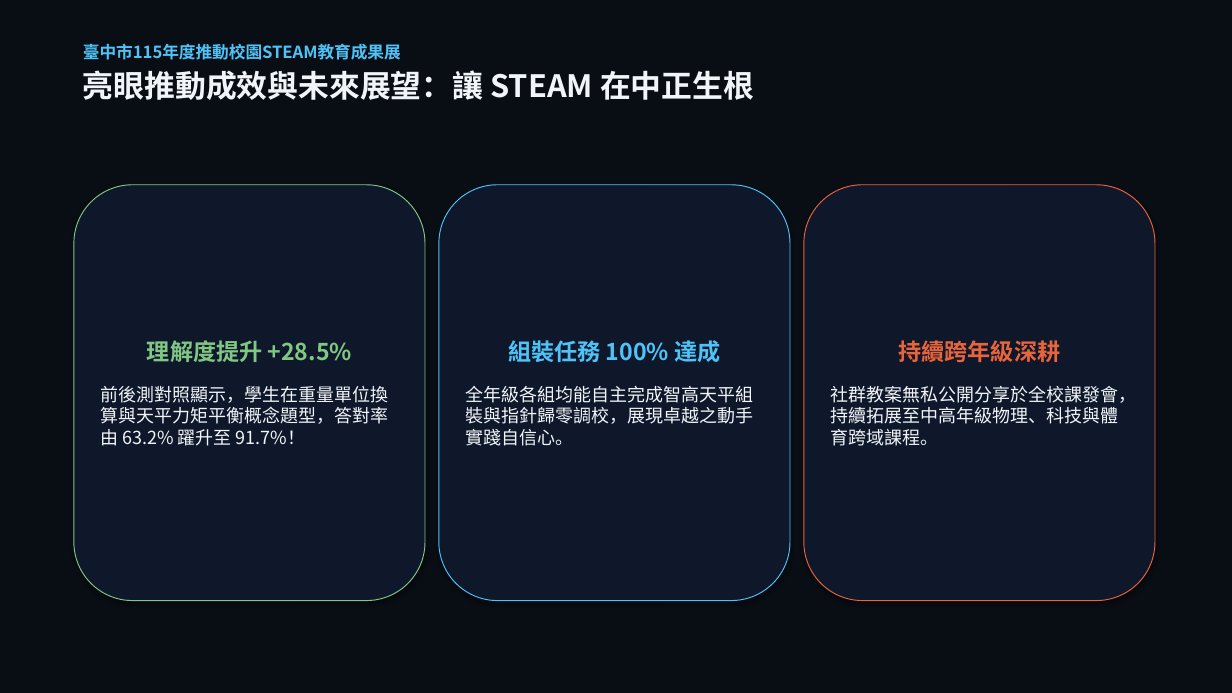
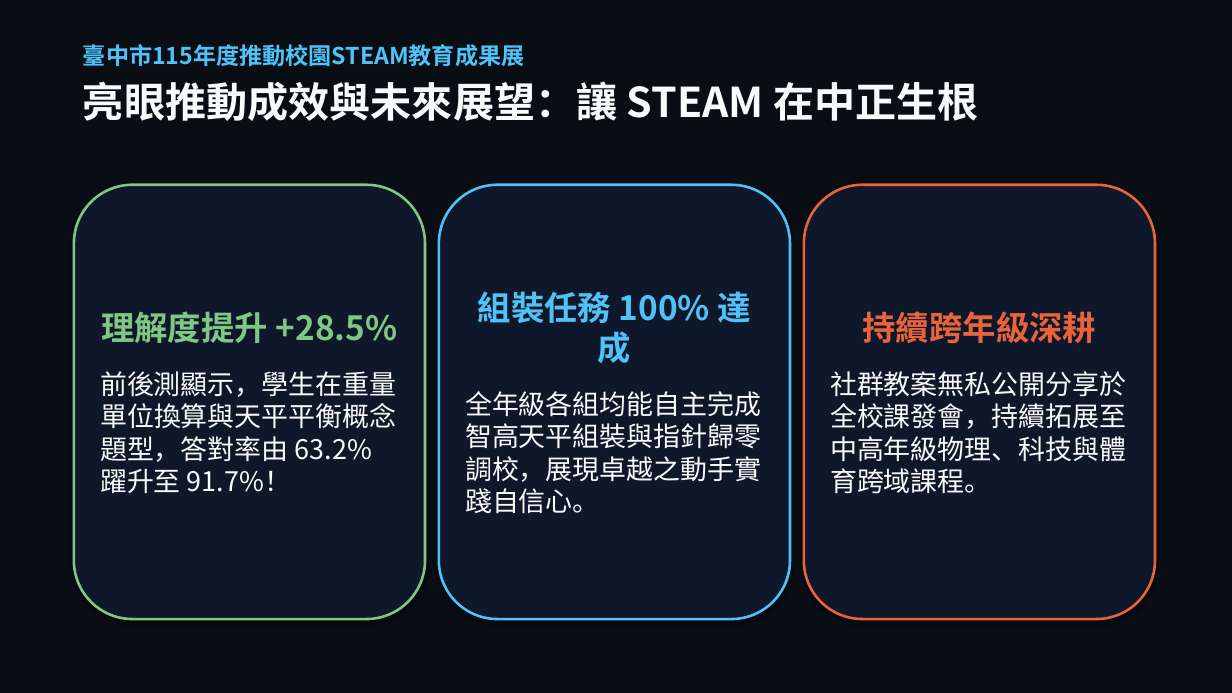
Before and after one commit to asc103138/steam-community-docs, a slide deck: slide 16 of 成果展繳交資料/臺中市梧棲區中正國小_STEAM成果展_5分鐘現場分享會簡報.pptx. Drawn at 1232x693 pixels with LibreOffice and Linux fonts; fonts in the diff are those of the drawing. Boxes give left, top, right and bottom in pixels: in the first picture for what was removed or moved away, otherwise in the second. Text is boxed around its words. In the diff, an @@ line names an element or a change of style, - is before the commit and + after.

Commit message:
feat: 簡報字體放大3倍超大字流呈現，並全面移除學生照片防範肖像權風險

```diff
--- a/成果展繳交資料/臺中市梧棲區中正國小_STEAM成果展_5分鐘現場分享會簡報.pptx
+++ b/成果展繳交資料/臺中市梧棲區中正國小_STEAM成果展_5分鐘現場分享會簡報.pptx
@@ text "臺中市115年度推動校園STEAM教育成果展" at [83, 44, 979, 121]: size 13 to 18 pt in "臺中市115年度推動校園STEAM教育成果展"; size 24 to 32 pt, text colour #F1F5F9 to #F8FAFC in "亮眼推動成效與未來展望：讓 STEAM 在中正生根"; more space between paragraphs @@
@@ rounded rectangle "理解度提升 +28.5%": place and size @@
-rounded rectangle "理解度提升 +28.5%" at [74, 185, 425, 601]
+rounded rectangle "理解度提升 +28.5%" at [74, 185, 425, 619]
@@ rounded rectangle "理解度提升 +28.5%" at [74, 185, 425, 619]: outline #81C784 0.75 pt to #81C784 2 pt @@
@@ rounded rectangle "組裝任務 100% 達成": place and size @@
-rounded rectangle "組裝任務 100% 達成" at [439, 185, 790, 601]
+rounded rectangle "組裝任務 100% 達成" at [439, 185, 790, 619]
@@ rounded rectangle "組裝任務 100% 達成" at [439, 185, 790, 619]: size 18 to 26 pt in "組裝任務 100% 達成"; size 14 to 21 pt, text colour #F1F5F9 to #F8FAFC in "全年級各組均能自主完成智高天平組裝與指針歸零調校，展現卓越之動手實踐自信心。"; more space between paragraphs; outline #4FC3F7 0.75 pt to #4FC3F7 2 pt @@
@@ rounded rectangle "持續跨年級深耕": place and size @@
-rounded rectangle "持續跨年級深耕" at [804, 185, 1155, 601]
+rounded rectangle "持續跨年級深耕" at [804, 185, 1155, 619]
@@ rounded rectangle "持續跨年級深耕" at [804, 185, 1155, 619]: size 18 to 26 pt in "持續跨年級深耕"; size 14 to 21 pt, text colour #F1F5F9 to #F8FAFC in "社群教案無私公開分享於全校課發會，持續拓展至中高年級物理、科技與體育跨域課程。"; more space between paragraphs; outline #E8643A 0.75 pt to #E8643A 2 pt @@
@@ text in rounded rectangle at [101, 311, 398, 343]: size 18 to 26 pt in "理解度提升 +28.5%" @@
@@ text in rounded rectangle at [100, 371, 396, 493]: text changed; size 14 to 21 pt; text colour #F1F5F9 to #F8FAFC @@
-前後測對照顯示，學生在重量單位換算與天平力矩平衡概念題型，答對率由 63.2% 躍升至 91.7%！
+前後測顯示，學生在重量單位換算與天平平衡概念題型，答對率由 63.2% 躍升至 91.7%！
```
Also in this commit, not shown: 15 other slides changed, 3 other files.
